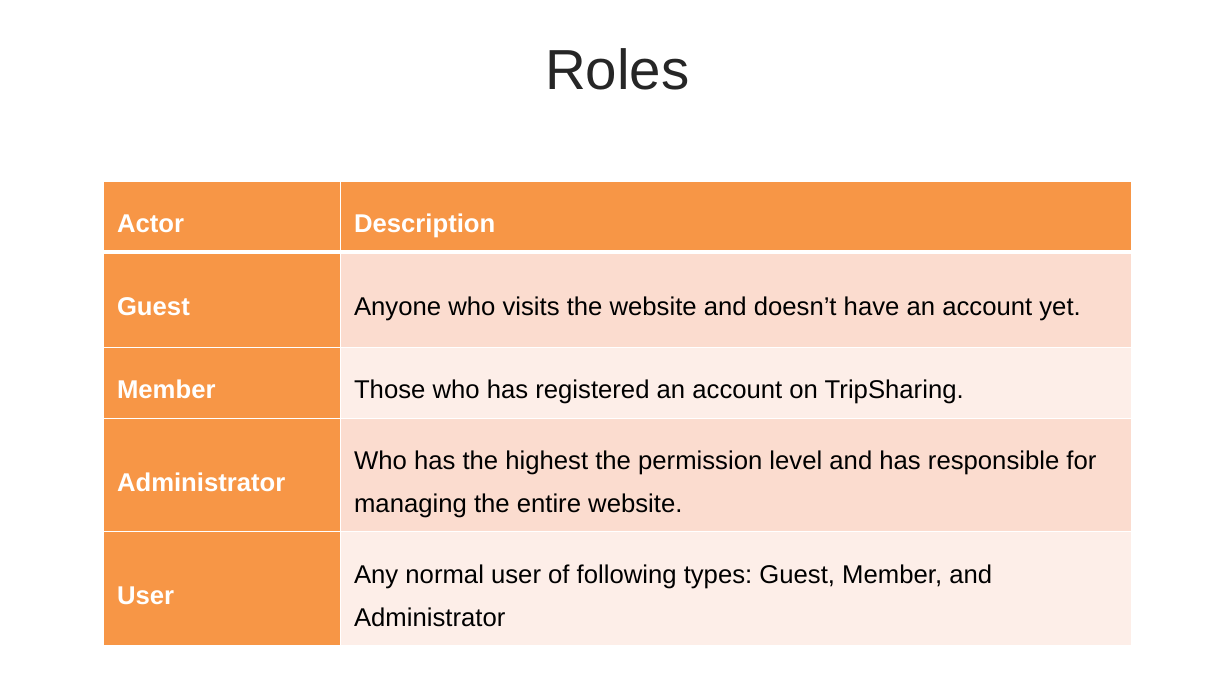
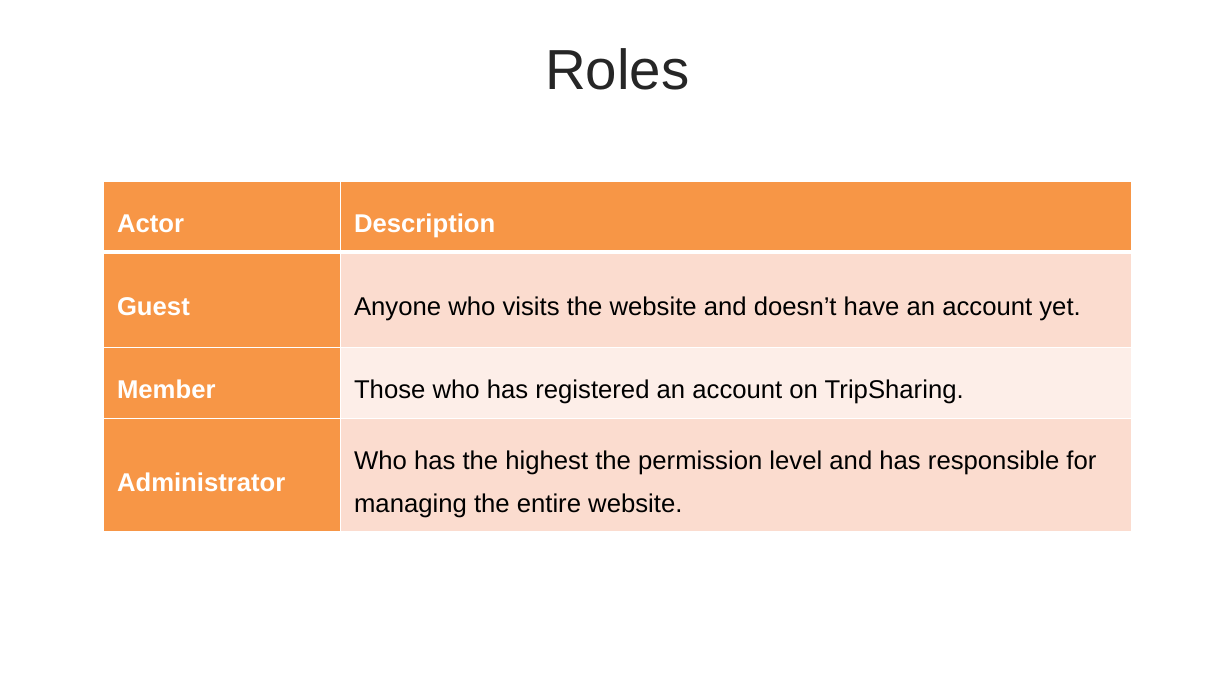
Before and after one commit to thaihavan/capstone_project, a slide deck: slide 13 of sources/docs/TripSharing.pptx. Drawn at 1232x693 pixels with LibreOffice and Linux fonts; fonts in the diff are those of the drawing. Boxes give left, top, right and bottom in pixels: in the first picture for what was removed or moved away, otherwise in the second. Text is boxed around its words. In the diff, an @@ line names an element or a change of style, - is before the commit and + after.

```diff
--- a/sources/docs/TripSharing.pptx
+++ b/sources/docs/TripSharing.pptx
@@ table at [104,181,1133,544] @@
-row 5: User | Any normal user of following types: Guest, Member, and Administrator
```
Also in this commit, not shown: 3 other slides changed, 8 slides removed, 10 other files.
